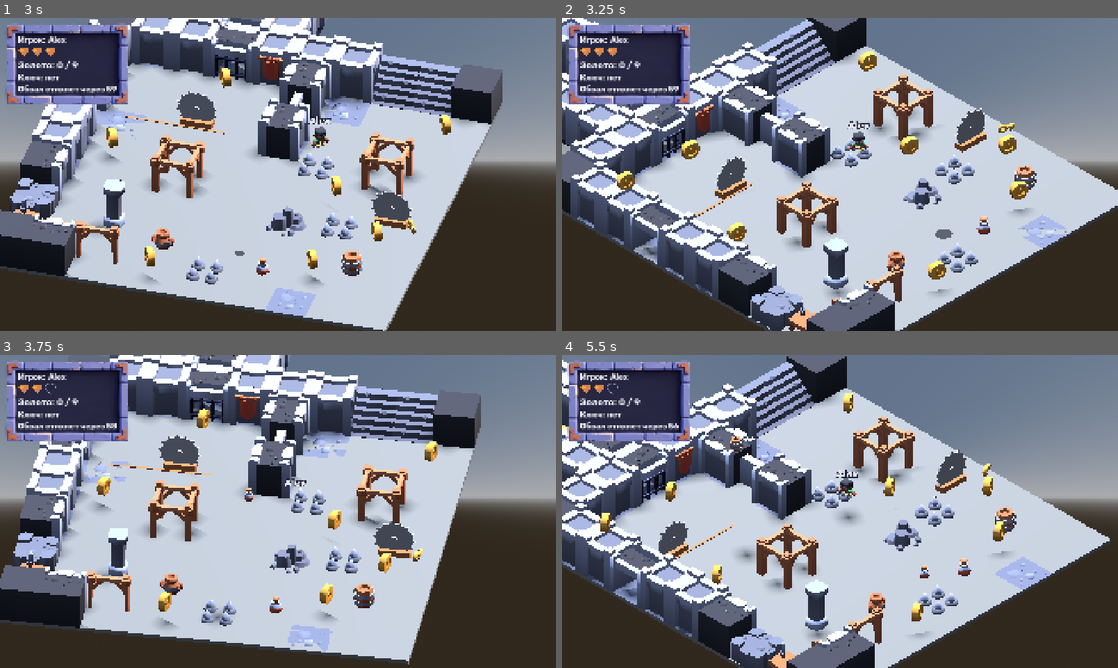
Above: before the commit, frames 1-4 (two rows, left to right).
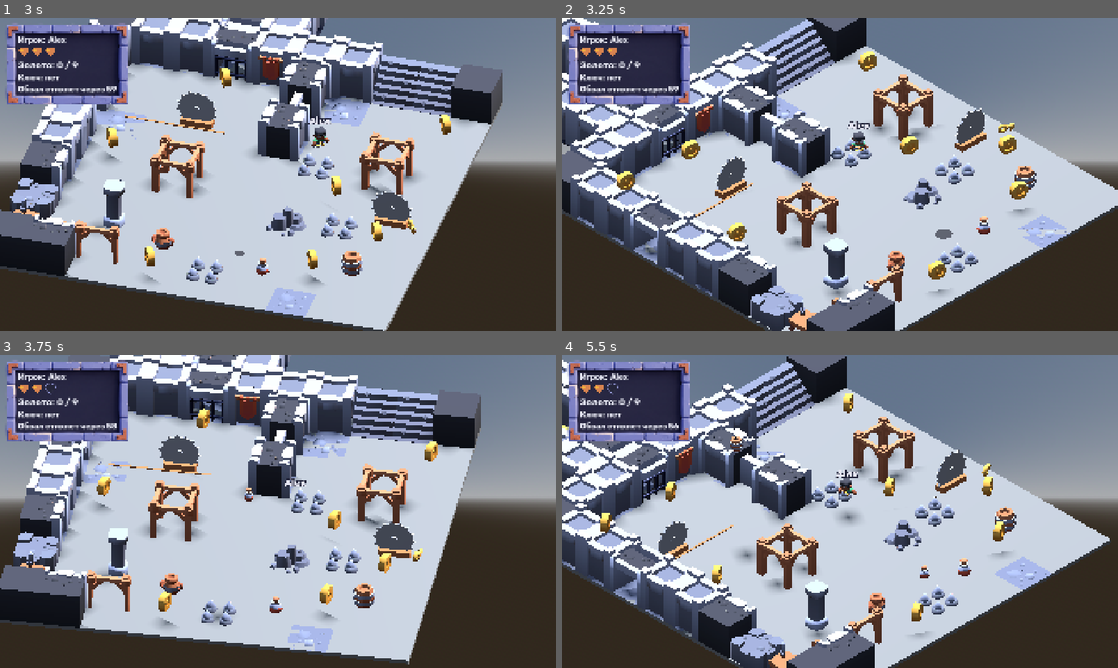
Above: after the commit, the same moments.

Repository: farikgg/godot_assignment
Game: Godot game, scene res://scenes/main_menu.tscn
Same seed, same stepped clock (60 frames per second), same inputs: the game is played once before the commit and once after it.
Inputs (mouse positions are in pixels of both pictures, inside the frame that each line leads up to):
- Up to frame 1 (3 s): click (278, 177) at 0.52 s; type "Alex" at 0.6 s; click "Спуститься" at 1.25 s; hold D (move_right) 2.03-2.78 s; hold J (attack) 2.03-2.78 s; tap Space (jump) at 2.27 s; hold S (move_back) from 2.78 s (still down); tap Left (camera_left) at 2.85 s
- Up to frame 2 (3.25 s): keep holding S (move_back); tap Space (jump) at 3.02 s
- Up to frame 3 (3.75 s): release S (move_back) at 3.53 s; hold D (move_right) from 3.53 s (still down); hold Right (camera_right) from 3.53 s (still down)
- Up to frame 4 (5.5 s): release D (move_right) at 4.28 s; release Right (camera_right) at 4.28 s; hold W (move_forward) 4.28-5.03 s; tap J (attack) at 4.35 s; tap Space (jump) at 4.52, 5.27 s; hold A (move_left) from 5.03 s (still down); hold Left (camera_left) from 5.03 s (still down)

Frame 1 is identical in both runs. In frame 2, less than 0.1% of the frame differs, in the area x 12-44%, y 6-79%; in frame 3, 0.1%; in frame 4, 0.3%, in the area x 2-56%, y 26-86%.

Commit message:
Camera: one turn at a time, yaw folded into 0-360
camera_left / camera_right are ignored while the turn tween runs; when
it finishes the accumulated yaw is fposmod'ed to 0-360 so it no longer
grows without bound (the next turn still starts from the real angle, so
the tween takes the short way). Follow logic unchanged.

Co-Authored-By: Claude Opus 5.5 <noreply@anthropic.com>

Diff:
--- a/scripts/camera_rig.gd
+++ b/scripts/camera_rig.gd
@@ -7,8 +7,8 @@
 ## The pivot stays put while the player is closer than this (metres, ground plane).
 @export var dead_zone: float = 1.5
 
-# accumulated, never wrapped to 0–360: a wrapped target would make the tween
-# spin the long way round when crossing 360 -> 0
+# accumulated during a turn (wrapping mid-tween would spin the long way round),
+# folded back into 0–360 once the turn is over
 var _target_yaw: float = 0.0
 var _tween: Tween
 var _target: Node3D
@@ -38,6 +38,9 @@
 	return Vector3(_target.global_position.x, global_position.y, _target.global_position.z)
 
 func _unhandled_input(event: InputEvent) -> void:
+	# one turn at a time: presses during a turn are dropped
+	if _tween != null and _tween.is_running():
+		return
 	# allow_echo = false: holding the key must not repeat the turn
 	if event.is_action_pressed("camera_left", false):
 		_turn_by(-STEP_DEGREES)
@@ -53,3 +56,8 @@
 	_tween = create_tween()
 	_tween.set_trans(Tween.TRANS_SINE).set_ease(Tween.EASE_IN_OUT)
 	_tween.tween_property(self, "rotation_degrees:y", _target_yaw, turn_duration)
+	_tween.finished.connect(_on_turn_finished)
+
+func _on_turn_finished() -> void:
+	_target_yaw = fposmod(_target_yaw, 360.0)
+	rotation_degrees.y = _target_yaw
